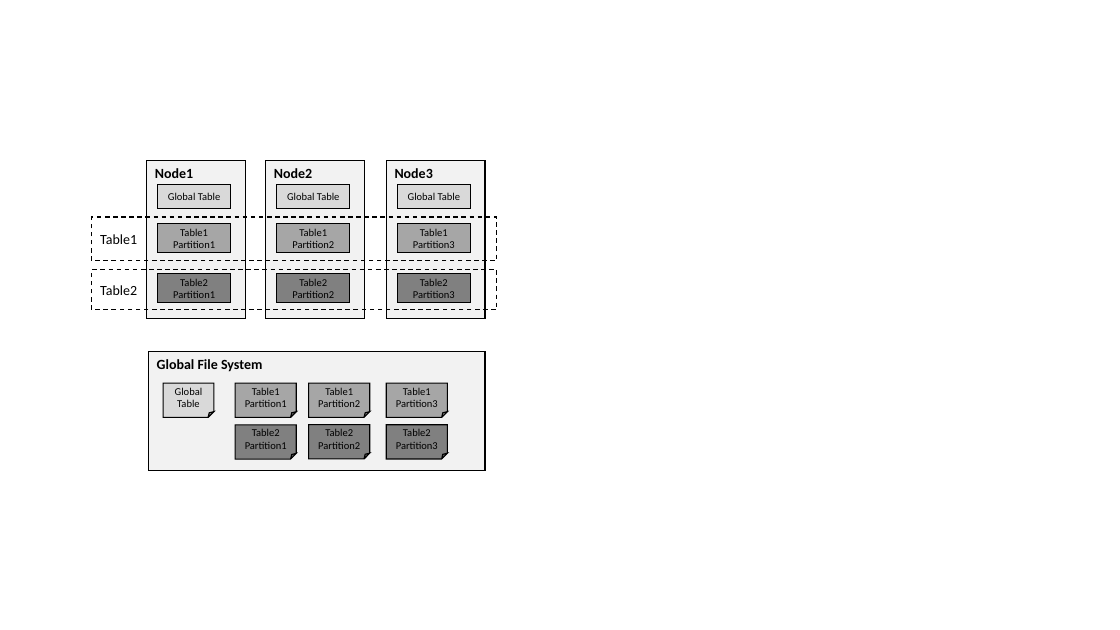
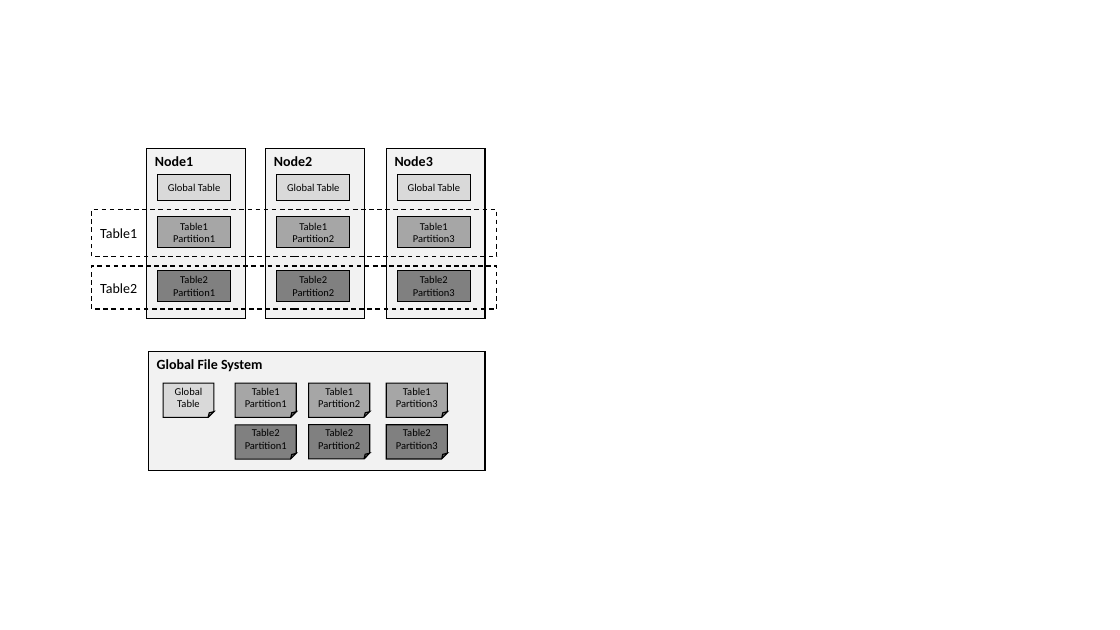
Before and after one commit to scott-zgeng/thor, a slide deck: slide 4 of doc/thor architecture.pptx. Drawn at 1120x630 pixels with LibreOffice and Linux fonts; fonts in the diff are those of the drawing. Boxes give left, top, right and bottom in pixels: in the first picture for what was removed or moved away, otherwise in the second. Text is boxed around its words. In the diff, an @@ line names an element or a change of style, - is before the commit and + after.

```diff
--- a/doc/thor architecture.pptx
+++ b/doc/thor architecture.pptx
@@ rectangle "Node1": place and size @@
-rectangle "Node1" at [146, 160, 245, 318]
+rectangle "Node1" at [146, 149, 245, 318]
@@ rectangle "Node2": place and size @@
-rectangle "Node2" at [266, 160, 365, 318]
+rectangle "Node2" at [266, 149, 365, 318]
@@ rectangle "Node3": place and size @@
-rectangle "Node3" at [386, 160, 486, 318]
+rectangle "Node3" at [386, 149, 486, 318]
@@ 3 rectangles: place and size @@
-3 rectangles at [158, 185, 471, 208]
+3 rectangles at [158, 175, 471, 200]
@@ rectangle "Table1": place and size @@
-rectangle "Table1" at [92, 217, 497, 260]
+rectangle "Table1" at [92, 209, 497, 256]
@@ 4 rectangles: place and size @@
-4 rectangles at [92, 223, 497, 310]
+4 rectangles at [92, 217, 497, 309]
```
Also in this commit, not shown: 10 other slides changed, 1 other file.
